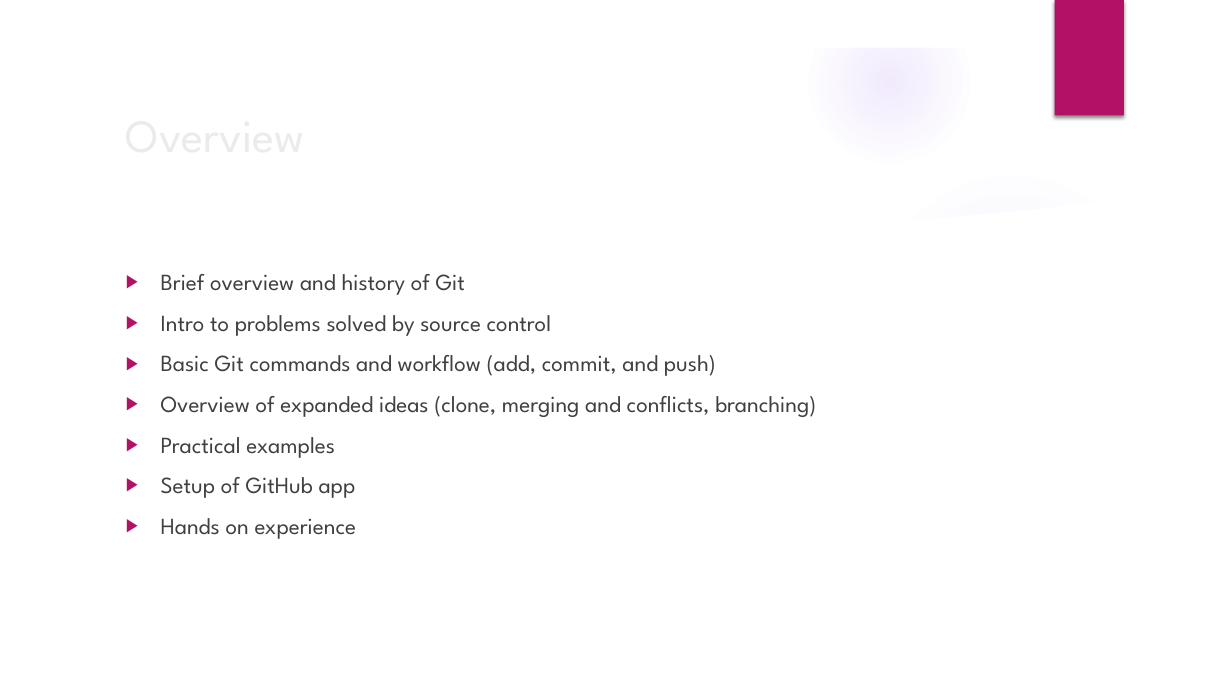
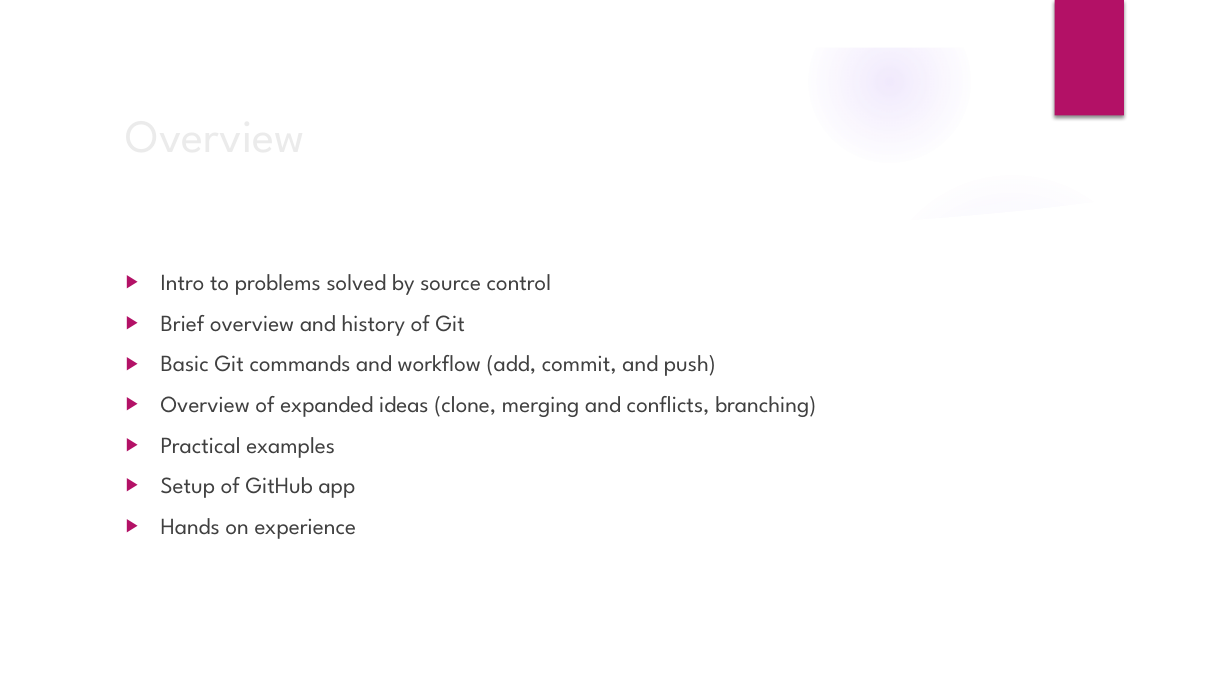
Before and after one commit to cdobos/git_session, a slide deck: slide 2 of Intro to git.pptx. Drawn at 1232x693 pixels with LibreOffice and Linux fonts; fonts in the diff are those of the drawing; background and template pictures are left out. Boxes give left, top, right and bottom in pixels: in the first picture for what was removed or moved away, otherwise in the second. Text is boxed around its words. In the diff, an @@ line names an element or a change of style, - is before the commit and + after.

```diff
--- a/Intro to git.pptx
+++ b/Intro to git.pptx
@@ text at bbox=[161, 274, 551, 295]: paragraph added @@
+▶ Intro to problems solved by source control
@@ text at bbox=[161, 315, 551, 336]: paragraph removed @@
-▶ Intro to problems solved by source control
```
Also in this commit, not shown: 10 other slides changed, 3 slides added, 3 slides removed.
